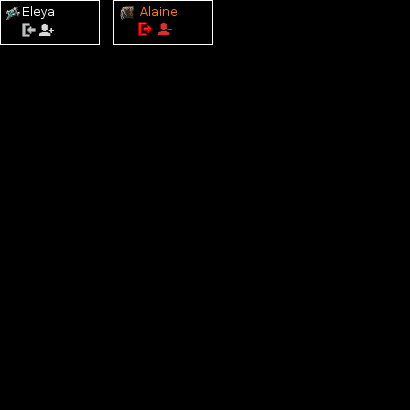
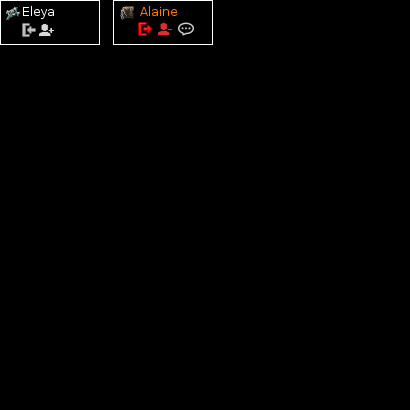
Layer changes from the first 410 × 410 image to the second:
added layer "btn whisper" above "btn leave" over [178,22,194,36]
